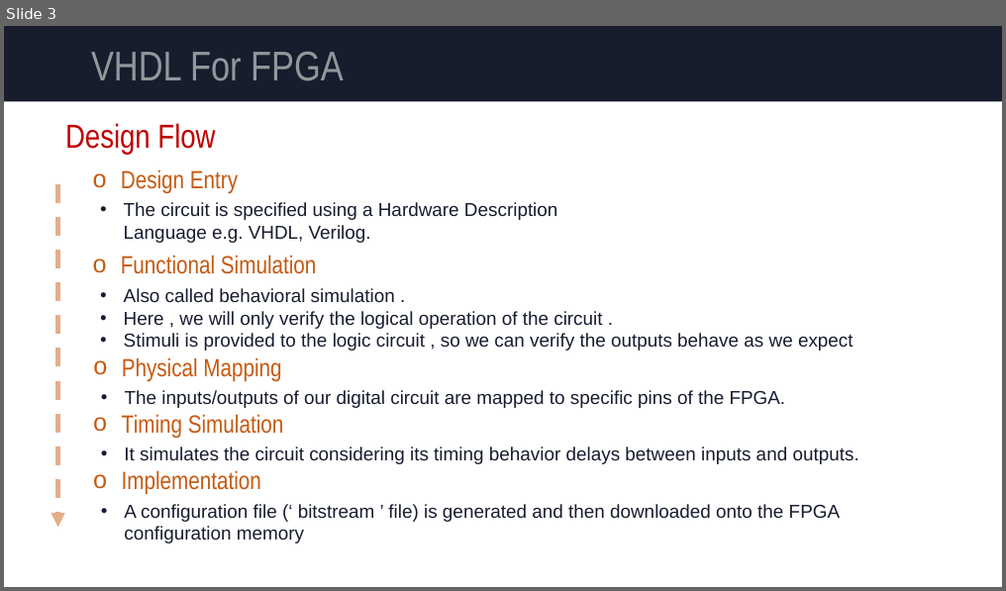
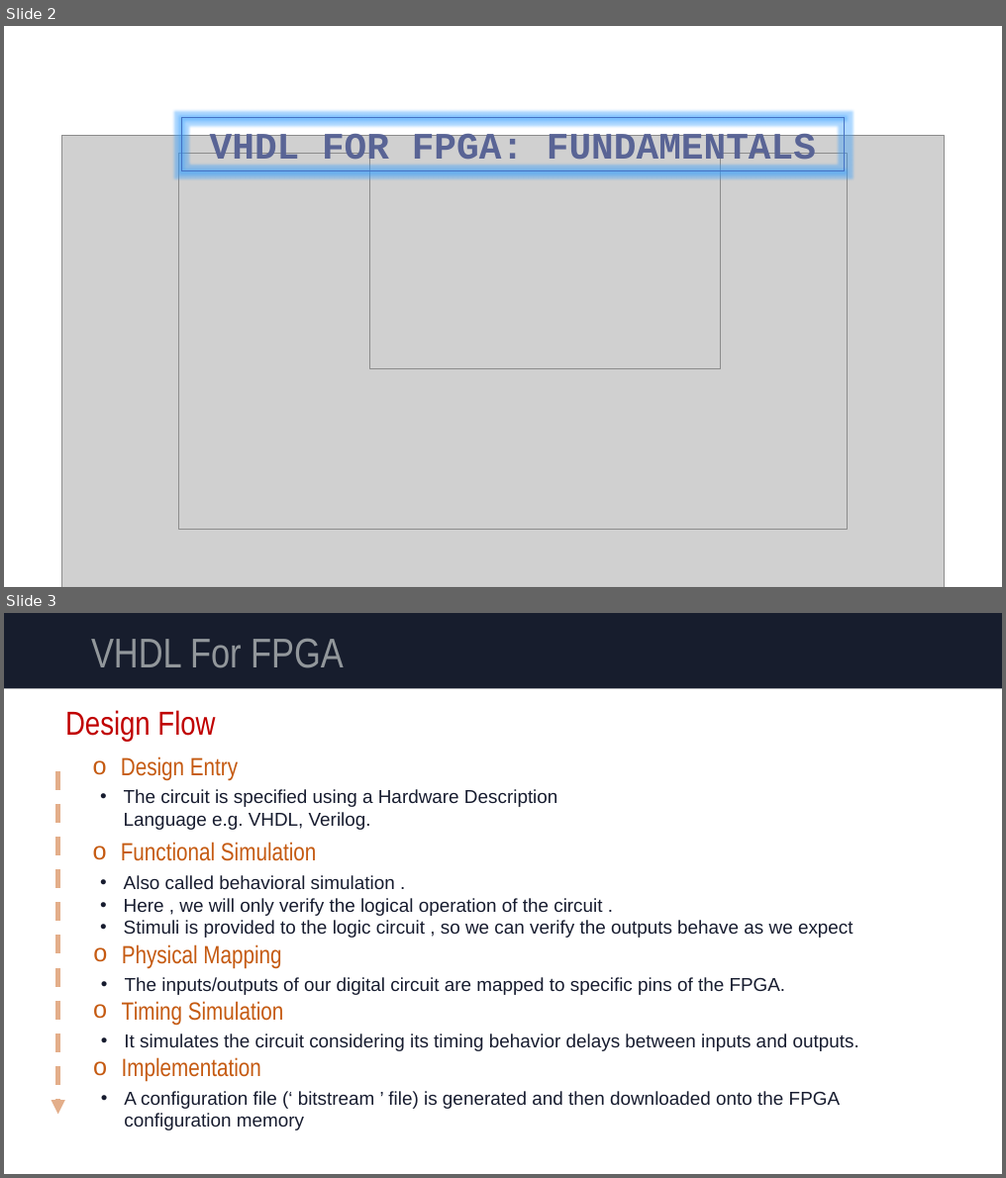
Before and after one commit to mokweri/VHDL_FPGA_Fundamentals, a slide deck: Notes/VHDL_For_FPGA - Part1-Combinational Circuits.pptx. Shown one above the other, each under a label of ours: slide 3 before the commit, slides 2 and 3 after it. The pictures are 1006x591 and 1006x1178 pixels, drawn with LibreOffice and Linux fonts; fonts in the diff are those of the drawing; grey boxes stand for pictures. Boxes give left, top, right and bottom in pixels: in the first picture for what was removed or moved away, otherwise in the second. Text is boxed around its words. In the diff, an @@ line names an element or a change of style, - is before the commit and + after.

Commit message:
updated ppt

```diff
--- a/Notes/VHDL_For_FPGA - Part1-Combinational Circuits.pptx
+++ b/Notes/VHDL_For_FPGA - Part1-Combinational Circuits.pptx
@@ slide 2 added at box(4, 26, 1002, 587), background #FFFFFF @@
@@ picture added at box(62, 135, 944, 587) @@
@@ rectangle added at box(181, 118, 844, 172), outline #4472C4 0.75 pt, 36 pt, text #596495, bold @@
+VHDL FOR FPGA: FUNDAMENTALS
@@ picture added at box(369, 135, 721, 369) @@
@@ picture added at box(178, 154, 846, 530) @@
```
Also in this commit, not shown: 1 other slide added, 2 slides removed, 2 other files.
